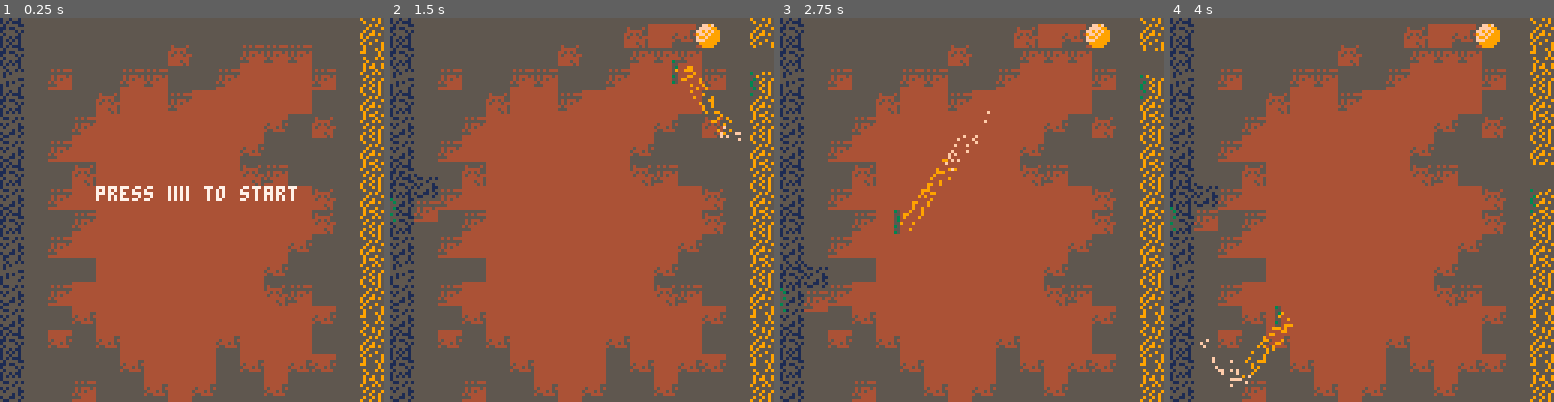
Above: before the commit, frames 1-4 (left to right).
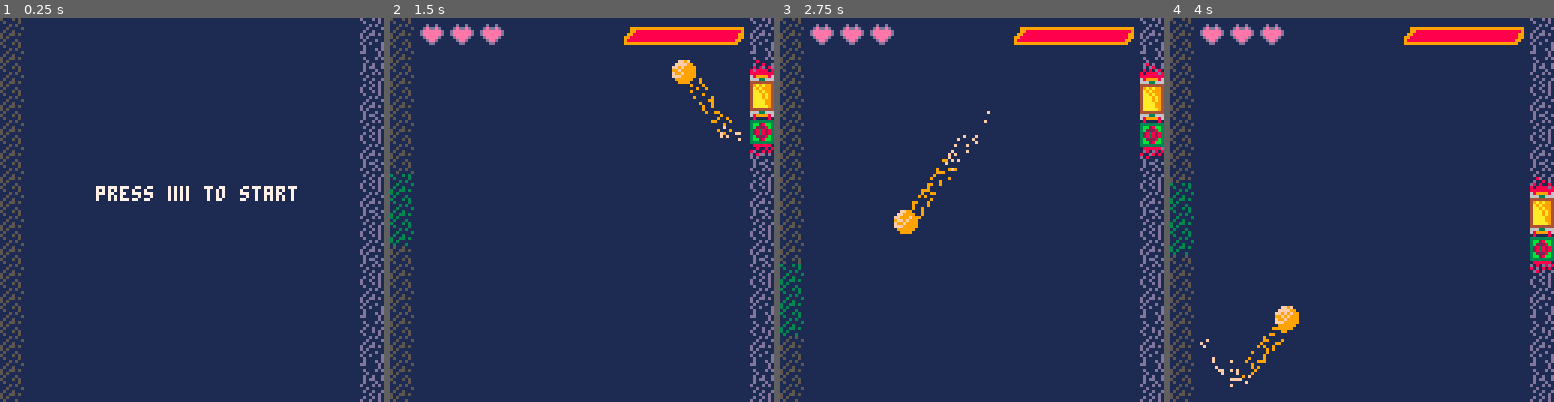
Above: after the commit, the same moments.

Repository: Spider101/Morta-Pong
Game: PICO-8 cartridge game.p8
Two runs of this game, one before a commit and one after it. Both use one fixed random seed, a clock stepped at 60 frames per second and the inputs below.
Inputs:
- Up to frame 1 (0.25 s): no input
- Up to frame 2 (1.5 s): tap O (Z key) at 0.33, 0.7, 1.43 s; tap X (X key) at 1.07 s
- Up to frame 3 (2.75 s): tap X (X key) at 2.07, 2.4, 2.73 s; tap O (Z key) at 2.22 s; hold Down from 2.42 s (still down)
- Up to frame 4 (4 s): release Down at 2.82 s; tap X (X key) at 3.07, 3.4, 3.73 s; tap O (Z key) at 3.1, 3.98 s; hold Up from 3.58 s (still down)

The runs differ from the first frame. In frame 1, 96% of the frame differs, in the area x 0-100%, y 0-100%; in frame 2, 97%; in frame 3, 97%; in frame 4, 97%.

Commit message:
build: update game assets to have updated ui

Diff:
--- a/game.p8
+++ b/game.p8
@@ -65,22 +65,72 @@
 
 
 
+…(47 lines of a section not shown)…
+__gff__
+0000000000000000000000000000000000000000010204081000000000000000000000000102020210000000000000000000000000000000000000000000000000000000000000000000000000000000000000000000000000000000000000000000000000000000000000000000000000000000000000000000000000000000
+0000000000000000000000000000000000000000000000000000000000000000000000000000000000000000000000000000000000000000000000000000000000000000000000000000000000000000000000000000000000000000000000000000000000000000000000000000000000000000000000000000000000000000
 __map__
-0201010101010101010101010101010600000000000000000000000000000000000000000000000000000000000000000000000000000000000000000000000000000000000000000000000000000000000000000000000000000000000000000000000000000000000000000000000000000000000000000000000000000000
-0201010101010114010113131301010500000000000000000000000000000000000000000000000000000000000000000000000000000000000000000000000000000000000000000000000000000000000000000000000000000000000000000000000000000000000000000000000000000000000000000000000000000000
-0401130101131301011315151513010700000000000000000000000000000000000000000000000000000000000000000000000000000000000000000000000000000000000000000000000000000000000000000000000000000000000000000000000000000000000000000000000000000000000000000000000000000000
-0201010114151513151515151501010600000000000000000000000000000000000000000000000000000000000000000000000000000000000000000000000000000000000000000000000000000000000000000000000000000000000000000000000000000000000000000000000000000000000000000000000000000000
-0301011315151515151515160114010700000000000000000000000000000000000000000000000000000000000000000000000000000000000000000000000000000000000000000000000000000000000000000000000000000000000000000000000000000000000000000000000000000000000000000000000000000000
-0301131515151515151516010101010600000000000000000000000000000000000000000000000000000000000000000000000000000000000000000000000000000000000000000000000000000000000000000000000000000000000000000000000000000000000000000000000000000000000000000000000000000000
-0201011415151515151514130101010700000000000000000000000000000000000000000000000000000000000000000000000000000000000000000000000000000000000000000000000000000000000000000000000000000000000000000000000000000000000000000000000000000000000000000000000000000000
-0301131515151515151515151514010600000000000000000000000000000000000000000000000000000000000000000000000000000000000000000000000000000000000000000000000000000000000000000000000000000000000000000000000000000000000000000000000000000000000000000000000000000000
-0201011315151515151515151514010700000000000000000000000000000000000000000000000000000000000000000000000000000000000000000000000000000000000000000000000000000000000000000000000000000000000000000000000000000000000000000000000000000000000000000000000000000000
-0301131515151515151515151601010600000000000000000000000000000000000000000000000000000000000000000000000000000000000000000000000000000000000000000000000000000000000000000000000000000000000000000000000000000000000000000000000000000000000000000000000000000000
-0401010115151515151515160101010700000000000000000000000000000000000000000000000000000000000000000000000000000000000000000000000000000000000000000000000000000000000000000000000000000000000000000000000000000000000000000000000000000000000000000000000000000000
-0301131515151515151515141301010600000000000000000000000000000000000000000000000000000000000000000000000000000000000000000000000000000000000000000000000000000000000000000000000000000000000000000000000000000000000000000000000000000000000000000000000000000000
-0301011615151515151515151516010500000000000000000000000000000000000000000000000000000000000000000000000000000000000000000000000000000000000000000000000000000000000000000000000000000000000000000000000000000000000000000000000000000000000000000000000000000000
-0201160116151515151615151501010600000000000000000000000000000000000000000000000000000000000000000000000000000000000000000000000000000000000000000000000000000000000000000000000000000000000000000000000000000000000000000000000000000000000000000000000000000000
-0201010101161515150116151616010500000000000000000000000000000000000000000000000000000000000000000000000000000000000000000000000000000000000000000000000000000000000000000000000000000000000000000000000000000000000000000000000000000000000000000000000000000000
-0301011301011615160101160101010700000000000000000000000000000000000000000000000000000000000000000000000000000000000000000000000000000000000000000000000000000000000000000000000000000000000000000000000000000000000000000000000000000000000000000000000000000000
-0401010101010116010101010101010500000000000000000000000000000000000000000000000000000000000000000000000000000000000000000000000000000000000000000000000000000000000000000000000000000000000000000000000000000000000000000000000000000000000000000000000000000000
-0301010101010101010101010101010700000000000000000000000000000000000000000000000000000000000000000000000000000000000000000000000000000000000000000000000000000000000000000000000000000000000000000000000000000000000000000000000000000000000000000000000000000000
+0400000000000000000000000000000600000000000000000000000000000000000000000000000000000000000000000000000000000000000000000000000000000000000000000000000000000000000000000000000000000000000000000000000000000000000000000000000000000000000000000000000000000000
+0400000000000000000000000000000500000000000000000000000000000000000000000000000000000000000000000000000000000000000000000000000000000000000000000000000000000000000000000000000000000000000000000000000000000000000000000000000000000000000000000000000000000000
+0400000000000000000000000000000700000000000000000000000000000000000000000000000000000000000000000000000000000000000000000000000000000000000000000000000000000000000000000000000000000000000000000000000000000000000000000000000000000000000000000000000000000000
+0400000000000000000000000000000600000000000000000000000000000000000000000000000000000000000000000000000000000000000000000000000000000000000000000000000000000000000000000000000000000000000000000000000000000000000000000000000000000000000000000000000000000000
+0400000000000000000000000000000700000000000000000000000000000000000000000000000000000000000000000000000000000000000000000000000000000000000000000000000000000000000000000000000000000000000000000000000000000000000000000000000000000000000000000000000000000000
+0400000000000000000000000000000600000000000000000000000000000000000000000000000000000000000000000000000000000000000000000000000000000000000000000000000000000000000000000000000000000000000000000000000000000000000000000000000000000000000000000000000000000000
+0400000000000000000000000000000700000000000000000000000000000000000000000000000000000000000000000000000000000000000000000000000000000000000000000000000000000000000000000000000000000000000000000000000000000000000000000000000000000000000000000000000000000000
+0400000000000000000000000000000600000000000000000000000000000000000000000000000000000000000000000000000000000000000000000000000000000000000000000000000000000000000000000000000000000000000000000000000000000000000000000000000000000000000000000000000000000000
+0400000000000000000000000000000700000000000000000000000000000000000000000000000000000000000000000000000000000000000000000000000000000000000000000000000000000000000000000000000000000000000000000000000000000000000000000000000000000000000000000000000000000000
+0400000000000000000000000000000600000000000000000000000000000000000000000000000000000000000000000000000000000000000000000000000000000000000000000000000000000000000000000000000000000000000000000000000000000000000000000000000000000000000000000000000000000000
+0400000000000000000000000000000700000000000000000000000000000000000000000000000000000000000000000000000000000000000000000000000000000000000000000000000000000000000000000000000000000000000000000000000000000000000000000000000000000000000000000000000000000000
+0400000000000000000000000000000600000000000000000000000000000000000000000000000000000000000000000000000000000000000000000000000000000000000000000000000000000000000000000000000000000000000000000000000000000000000000000000000000000000000000000000000000000000
+0400000000000000000000000000000500000000000000000000000000000000000000000000000000000000000000000000000000000000000000000000000000000000000000000000000000000000000000000000000000000000000000000000000000000000000000000000000000000000000000000000000000000000
+0400000000000000000000000000000600000000000000000000000000000000000000000000000000000000000000000000000000000000000000000000000000000000000000000000000000000000000000000000000000000000000000000000000000000000000000000000000000000000000000000000000000000000
+0400000000000000000000000000000500000000000000000000000000000000000000000000000000000000000000000000000000000000000000000000000000000000000000000000000000000000000000000000000000000000000000000000000000000000000000000000000000000000000000000000000000000000
+0400000000000000000000000000000700000000000000000000000000000000000000000000000000000000000000000000000000000000000000000000000000000000000000000000000000000000000000000000000000000000000000000000000000000000000000000000000000000000000000000000000000000000
+0400000000000000000000000000000500000000000000000000000000000000000000000000000000000000000000000000000000000000000000000000000000000000000000000000000000000000000000000000000000000000000000000000000000000000000000000000000000000000000000000000000000000000
+0000000000000000000000000000000700000000000000000000000000000000000000000000000000000000000000000000000000000000000000000000000000000000000000000000000000000000000000000000000000000000000000000000000000000000000000000000000000000000000000000000000000000000
Not shown, changed: 64 lines of the sprite sheet (__gfx__) section of game.p8
